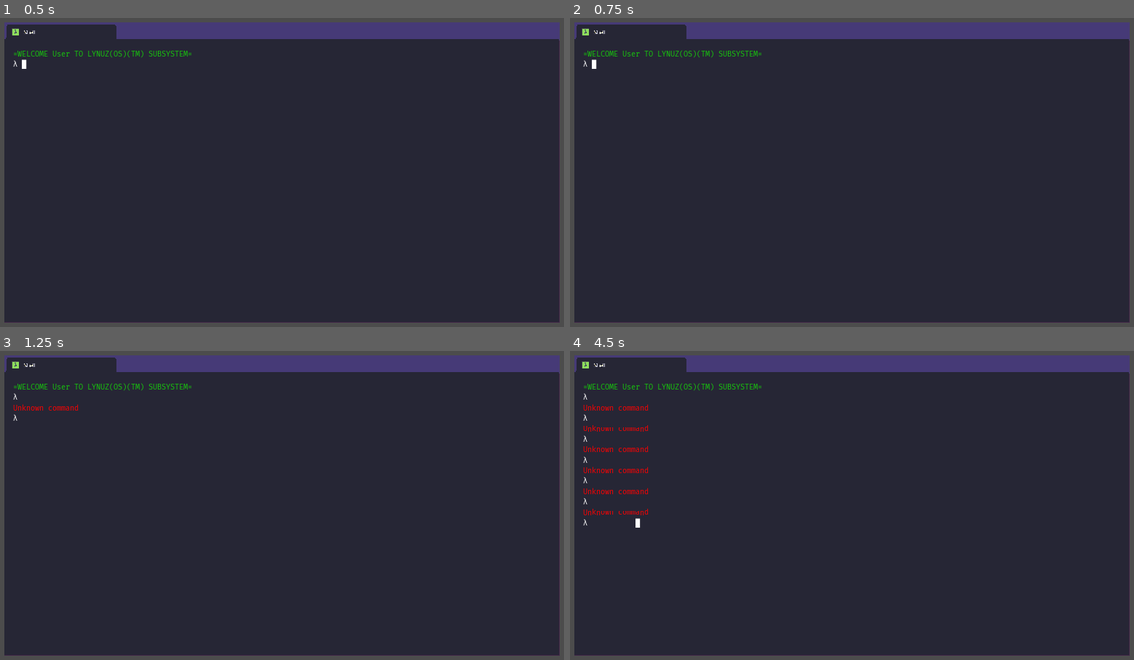
Above: before the commit, frames 1-4 (two rows, left to right).
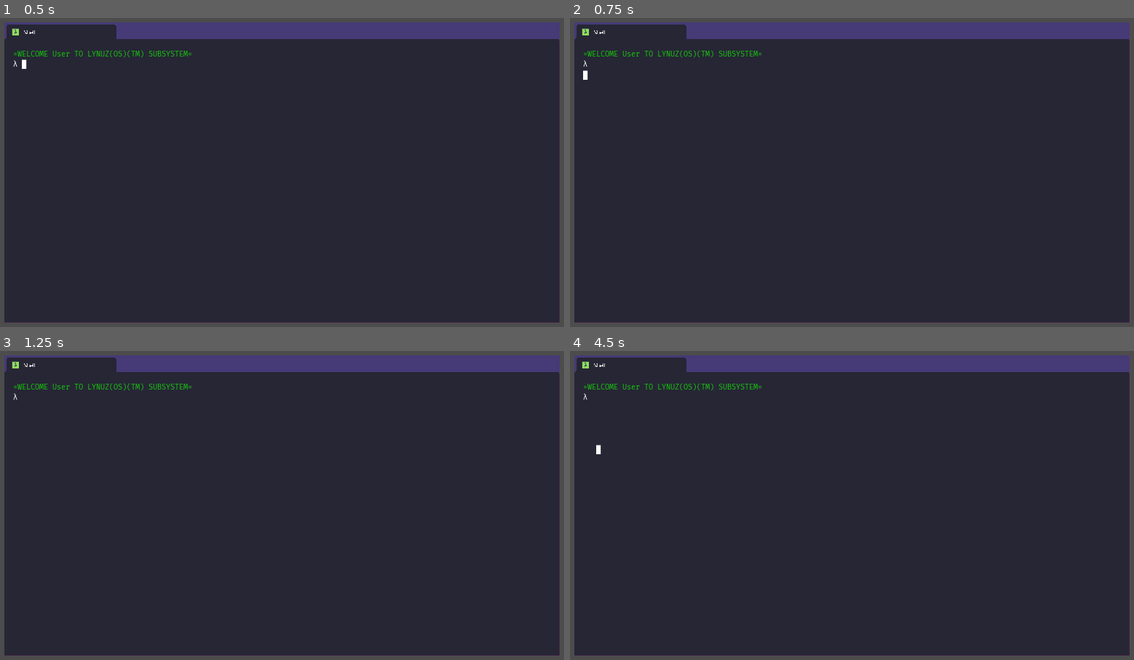
Above: after the commit, the same moments.

Repository: panorb/ludum-dare-48
Game: Godot game, scene res://Shell/Shell.tscn
Same seed, same stepped clock (60 frames per second), same inputs: the game is played once before the commit and once after it.
Inputs:
- Up to frame 1 (0.5 s): no input
- Up to frame 2 (0.75 s): tap Enter at 0.5 s; tap Backspace at 0.6 s
- Up to frame 3 (1.25 s): tap Space at 0.77, 1.07 s; tap Enter at 0.8 s
- Up to frame 4 (4.5 s): tap Space at 1.25, 1.52, 1.55, 1.82, 2.1, 2.75, 3.02, 3.32, 3.77, 3.8, 4.07 s; tap Enter at 1.35, 2, 3.05, 3.6, 4.25 s; tap Backspace at 2.3, 2.85, 4.35 s

Frame 1 is identical in both runs. In frame 2, less than 0.1% of the frame differs, in the area x 2-5%, y 13-20%; in frame 3, 0.1%; in frame 4, 0.7%, in the area x 2-14%, y 17-58%.

Commit message:
Started a workaround via a TextEdit control element for keyboard typing

Diff:
--- a/godot/Shell/Shell.tscn
+++ b/godot/Shell/Shell.tscn
@@ -20,6 +20,8 @@
 default_font = SubResource( 1 )
 
 [node name="Shell" type="Control"]
+anchor_right = 1.0
+anchor_bottom = 1.0
 script = ExtResource( 2 )
 __meta__ = {
 "_edit_use_anchors_": false
@@ -104,7 +106,14 @@
 
 [node name="FileSystem" parent="." instance=ExtResource( 6 )]
 
+[node name="TextEdit" type="TextEdit" parent="."]
+modulate = Color( 1, 1, 1, 0 )
+anchor_right = 1.0
+anchor_bottom = 1.0
+mouse_default_cursor_shape = 0
+selecting_enabled = false
 [connection signal="timeout" from="CursorBlinkTimer" to="." method="_on_CursorBlinkTimer_timeout"]
 [connection signal="error_occurred" from="Commands" to="." method="_on_Commands_error_occurred"]
 [connection signal="finished_execution" from="Commands" to="." method="_on_Commands_finished_execution"]
 [connection signal="message_sent" from="Commands" to="." method="_on_Commands_message_sent"]
+[connection signal="text_changed" from="TextEdit" to="." method="_on_TextEdit_text_changed"]
--- a/godot/Shell/shell.gd
+++ b/godot/Shell/shell.gd
@@ -12,12 +12,13 @@
 onready var margin_container2 = get_node("MarginContainer/MarginContainer")
 onready var output_label = get_node("MarginContainer/MarginContainer/Label")
 onready var command_parser = get_node("Commands")
+onready var text_edit = get_node("TextEdit")
 
 export var main_color : Color = Color("#cccccc")
 export var accent_color : Color = Color("#16c60c")
-export(int, 12, 24) var font_size : int
 
 func _ready():
+	text_edit.grab_focus()
 	backlog.append("[accent]=WELCOME User TO LYNUZ(OS)(TM) SUBSYSTEM=[/accent]")
 
 func _process(_delta):
@@ -54,28 +55,39 @@
 	else:
 		return backlog[-1]
 
-func _unhandled_input(event):
-	if event is InputEventKey:
-		if event.pressed and input_accepted:
-			var scancode = event.scancode
-			var scancode_string = OS.get_scancode_string(scancode)
+var key_dir = {KEY_COLON: [':', '.'], KEY_SEMICOLON: [';', ','], KEY_QUOTELEFT: ['"', '"']}
 
-			if scancode_string.length() == 1:
-				if event.shift:
-					current_command += scancode_string.to_upper()
-				else:
-					current_command += scancode_string.to_lower()
+#func _unhandled_input(event):
+#	if event is InputEventKey:
+#		if event.pressed and input_accepted:
+#			var scancode = event.scancode
+#			var scancode_string = OS.get_scancode_string(scancode)
+#
+#			if scancode_string.length() == 1:
+#				if event.shift:
+#					current_command += scancode_string.to_upper()
+#				else:
+#					current_command += scancode_string.to_lower()
+#
+#			if scancode in key_dir:
+#				var combo = key_dir[scancode]
+#
+#				if event.shift:
+#					current_command += combo[0]
+#				else:
+#					current_command += combo[1]
+#
+#			if scancode == KEY_SPACE:
+#				current_command += " "
+#
+#			if scancode == KEY_BACKSPACE:
+#				current_command = current_command.substr(0, current_command.length() - 1)
+#
+#			if scancode == KEY_ENTER and current_command:
+#				backlog.append(get_last_line())
+#				command_handled = false
+#				input_accepted = false
 
-			if scancode == KEY_SPACE:
-				current_command += " "
-
-			if scancode == KEY_BACKSPACE:
-				current_command = current_command.substr(0, current_command.length() - 1)
-
-			if scancode == KEY_ENTER and current_command:
-				backlog.append(get_last_line())
-				command_handled = false
-				input_accepted = false
 
 #func render_line(original_text):
 #	var reg_exp_bbCodes = "#\\[[^\\]]+\\]#"
@@ -111,3 +123,9 @@
 func _on_Commands_finished_execution():
 	yield(get_tree(), "idle_frame")
 	input_accepted = true
+
+
+
+func _on_TextEdit_text_changed():
+	if text_edit.text:
+		current_command = text_edit.text
--- a/godot/project.godot
+++ b/godot/project.godot
@@ -10,6 +10,7 @@
 
 _global_script_classes=[  ]
 _global_script_class_icons={
+
 }
 
 [application]
Not shown, added: assets/improvements-if-we-have-time.txt
